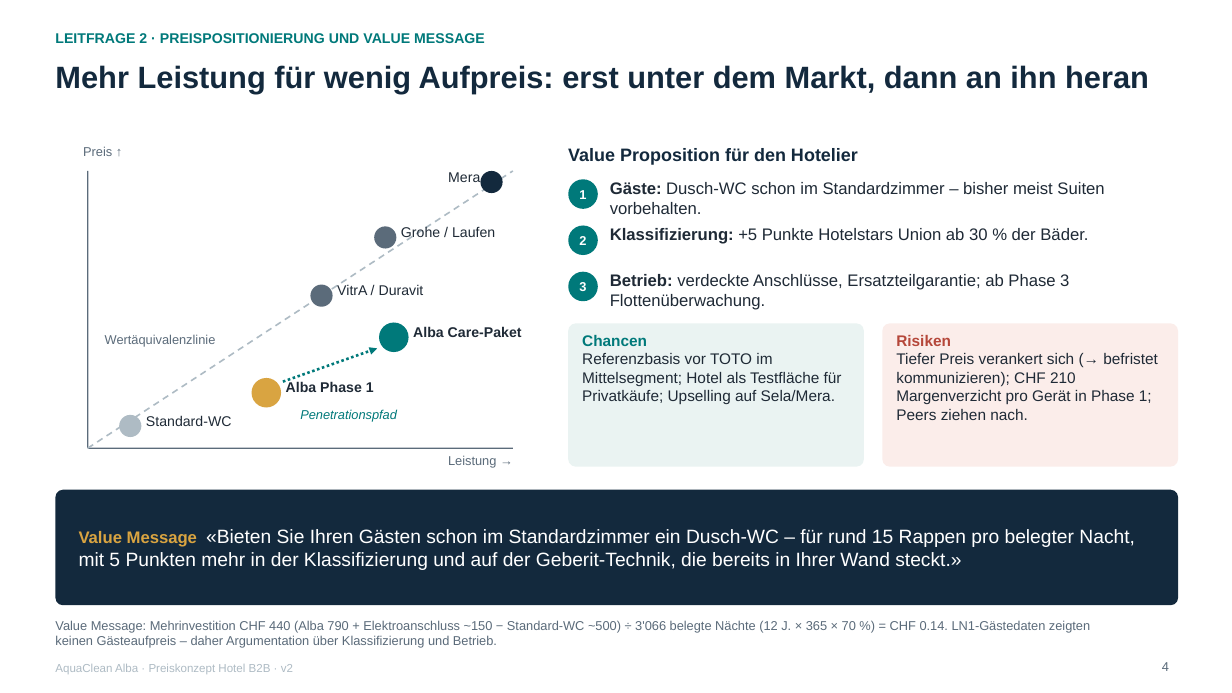
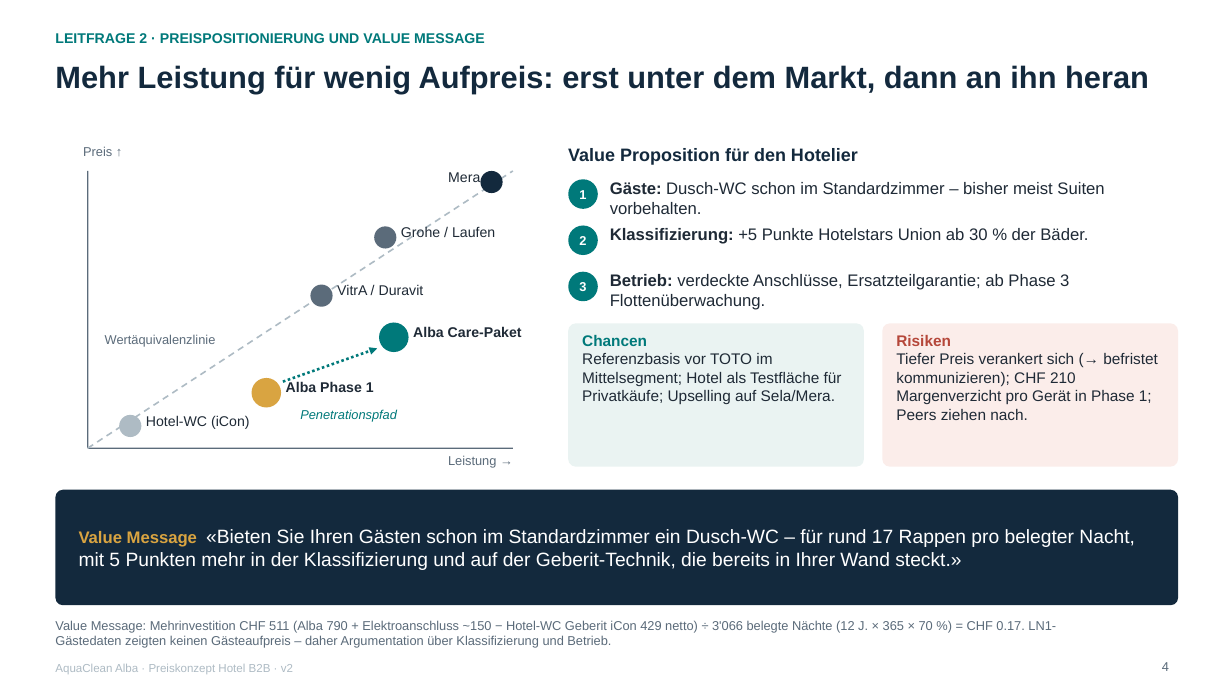
Before and after one commit to dhueppi/ZHAW_CAS_PRICING_01, a slide deck: slide 4 of leistungsnachweis_2/LN2_AquaClean_Alba_Hotel_Preiskonzept_2026_v2.pptx. Drawn at 1232x693 pixels with LibreOffice and Linux fonts; fonts in the diff are those of the drawing. Boxes give left, top, right and bottom in pixels: in the first picture for what was removed or moved away, otherwise in the second. Text is boxed around its words. In the diff, an @@ line names an element or a change of style, - is before the commit and + after.

Commit message:
Refactor pricing model and update parameters for AquaClean Alba Hotel project

```diff
--- a/leistungsnachweis_2/LN2_AquaClean_Alba_Hotel_Preiskonzept_2026_v2.pptx
+++ b/leistungsnachweis_2/LN2_AquaClean_Alba_Hotel_Preiskonzept_2026_v2.pptx
@@ text at [146, 415, 249, 429]: text changed @@
-Standard-WC
+Hotel-WC (iCon)
@@ text at [79, 529, 1135, 570]: text changed @@
-Value Message «Bieten Sie Ihren Gästen schon im Standardzimmer ein Dusch-WC – für rund 15 Rappen pro belegter Nacht, mit 5 Punkten mehr in der Klassifizierung und auf der Geberit-Technik, die bereits in Ihrer Wand steckt.»
+Value Message «Bieten Sie Ihren Gästen schon im Standardzimmer ein Dusch-WC – für rund 17 Rappen pro belegter Nacht, mit 5 Punkten mehr in der Klassifizierung und auf der Geberit-Technik, die bereits in Ihrer Wand steckt.»
@@ text at [55, 620, 1056, 648]: text changed @@
-Value Message: Mehrinvestition CHF 440 (Alba 790 + Elektroanschluss ~150 − Standard-WC ~500) ÷ 3'066 belegte Nächte (12 J. × 365 × 70 %) = CHF 0.14. LN1-Gästedaten zeigten keinen Gästeaufpreis – daher Argumentation über Klassifizierung und Betrieb.
+Value Message: Mehrinvestition CHF 511 (Alba 790 + Elektroanschluss ~150 − Hotel-WC Geberit iCon 429 netto) ÷ 3'066 belegte Nächte (12 J. × 365 × 70 %) = CHF 0.17. LN1-Gästedaten zeigten keinen Gästeaufpreis – daher Argumentation über Klassifizierung und Betrieb.
```
Also in this commit, not shown: 5 other slides changed, 4 other files.
